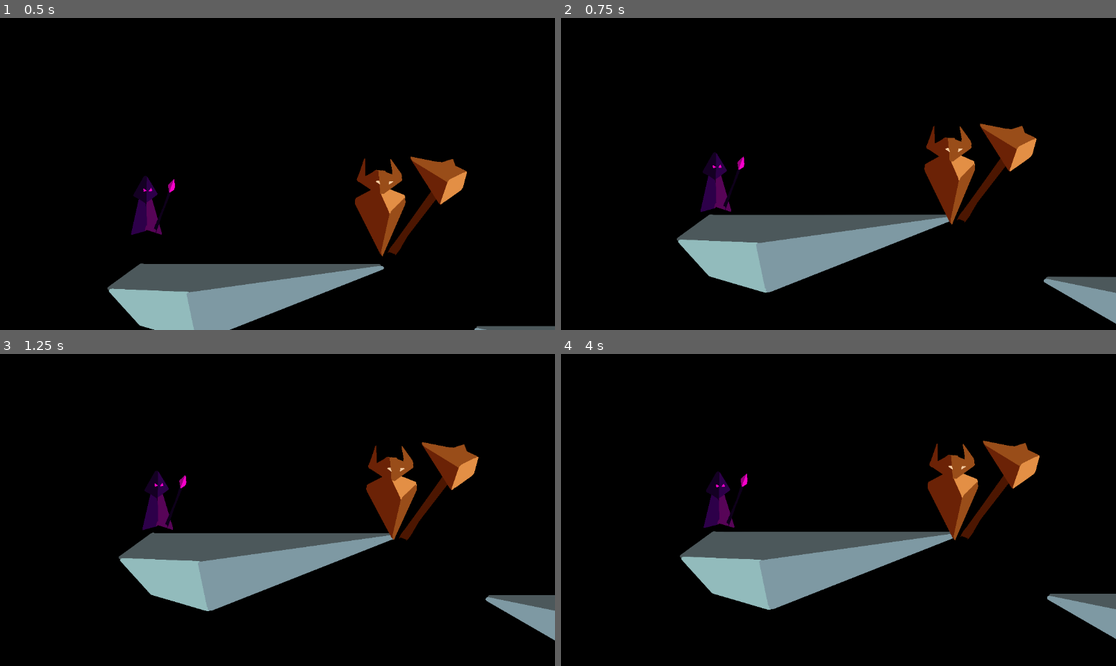
Above: before the commit, frames 1-4 (two rows, left to right).
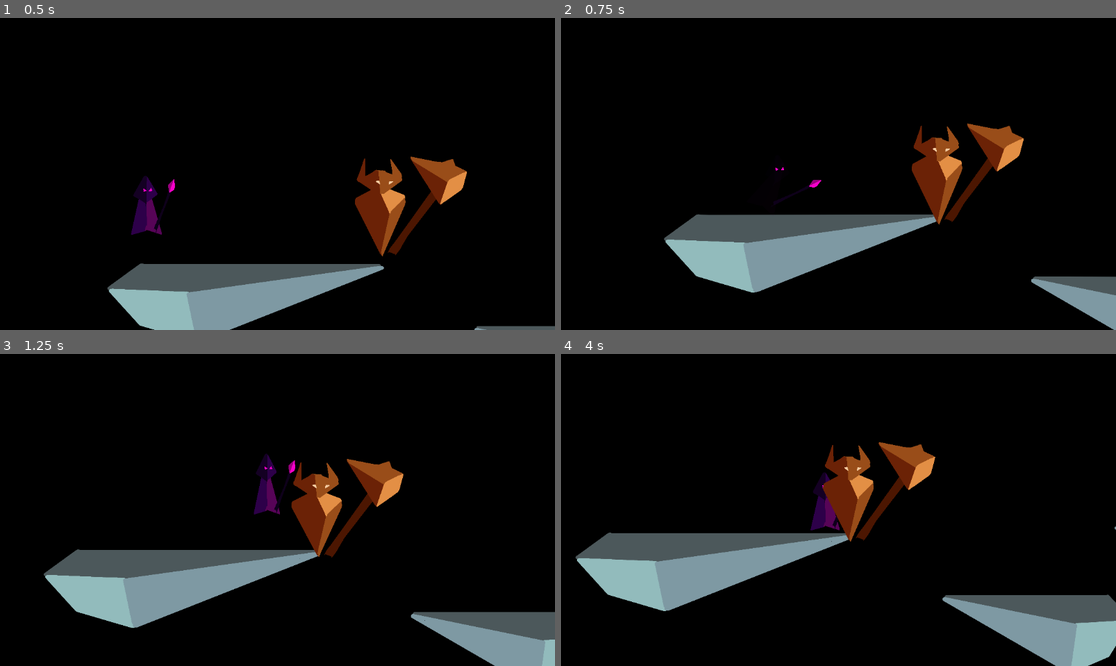
Above: after the commit, the same moments.

Repository: AthertonRoamer/GMTKPrep25
Game: Godot game, scene res://game/game.tscn
Same seed, same stepped clock (60 frames per second), same inputs: the game is played once before the commit and once after it. This scene is started directly instead of the project's main scene. The engine's default icon, where the game draws it, is replaced by a stand-in: a white triangle on a blue panel in a dark square.
Inputs:
- Up to frame 1 (0.5 s): no input
- Up to frame 2 (0.75 s): hold D (walk_right) from 0.53 s (still down); hold Shift (dash) from 0.53 s (still down)
- Up to frame 3 (1.25 s): keep holding D (walk_right); keep holding Shift (dash); tap Space (jump) at 0.77, 0.8, 1.07 s
- Up to frame 4 (4 s): release Shift (dash) at 1.28 s; tap Space (jump) at 1.35, 1.52, 1.82, 2.3, 3.02, 3.32 s; tap Shift (dash) at 1.55, 2.85 s; release D (walk_right) at 2.03 s; hold A (walk_left) 2.03-2.78 s; hold Shift (dash) 2.03-2.78 s; hold D (walk_right) from 2.78 s (still down); hold Space (jump) from 3.53 s (still down)

Frame 1 is identical in both runs. In frame 2, 6.4% of the frame differs, in the area x 18-100%, y 33-100%; in frame 3, 19%; in frame 4, 22%, in the area x 2-100%, y 27-100%.

Commit message:
streamlined keyboard input

Diff:
--- a/gmtkprep25/game/player_manager.gd
+++ b/gmtkprep25/game/player_manager.gd
@@ -2,6 +2,7 @@
 extends Node2D
 
 @export var players_to_spawn : Dictionary #key player scene value number
+@export var first_player_keyboard_only : bool = false
 
 
 
@@ -21,13 +22,17 @@
 func spawn_player(type : PackedScene) -> void:
 	var p : Player = type.instantiate()
 	var num : int = players.size()
-	#if num == 0:
-		#p.keyboard_input = true
+	if num == 0:
+		p.keyboard_input = true
 	if spawn_points.size() < num + 1:
 		p.global_position = Vector2(500 * num, 0)
 	else:
 		p.global_position = spawn_points[num]
-	if devices.size() >= num + 1:
-		p.device_id = devices[num]
+	if first_player_keyboard_only:
+		if num != 0 and devices.size() >= num:
+			p.device_id = devices[num - 1]
+	else:
+		if devices.size() >= num + 1:
+			p.device_id = devices[num]
 	players.append(p)
 	add_child(p)
--- a/gmtkprep25/player/player.gd
+++ b/gmtkprep25/player/player.gd
@@ -57,20 +57,20 @@
 	if set_ground_friction_from_slow_down_time:
 		#250 px/sec 250 px/sec / 1 sec = 250 px / sec /sec
 		ground_friction = walk_max_speed / ground_slow_down_time
-		print("ground friction: ", ground_friction)
+		#print("ground friction: ", ground_friction)
 	if set_air_friction_from_slow_down_time:
 		air_friction = walk_max_speed / air_slow_down_time
-		print("air friction: ", air_friction)
+		#print("air friction: ", air_friction)
 	if set_walk_accel_from_time:
 		walk_accel = walk_max_speed / walk_accel_time
-		print("walk accel ", walk_accel)
+		#print("walk accel ", walk_accel)
 	#set jump time from jump height and jump speed
 	#px / (px/sec) = sec
 	if set_max_jump_time_from_max_jump_height:
 		var float_time : float = dynamic_jump_speed / gravity_accel
 		var float_distance : float = float_time * dynamic_jump_speed / 2
 		max_jump_time = (max_jump_height - float_distance) / dynamic_jump_speed
-		print("jump time: ", max_jump_time)
+		#print("jump time: ", max_jump_time)
 
 
 func _physics_process(delta: float) -> void:
@@ -166,15 +166,15 @@
 func get_input() -> void:
 
 	if keyboard_input:
-		if Input.is_action_just_pressed("jump"):
+		if Input.is_action_just_pressed("key_jump"):
 			jump()
-		if Input.is_action_just_released("jump"):
+		if Input.is_action_just_released("key_jump"):
 			quit_jumping()
 		if Input.is_action_pressed("walk_left"):
 			walk_left()
 		if Input.is_action_pressed("walk_right"):
 			walk_right()
-		if Input.is_action_just_pressed("dash"):
+		if Input.is_action_just_pressed("key_dash"):
 			dash()
 	if controller_input:
 		if Input.get_joy_axis(device_id, JOY_AXIS_LEFT_X) > 0.2:
@@ -193,7 +193,6 @@
 			dash()
 
 
-
 func spam():
 	pass
 
--- a/gmtkprep25/project.godot
+++ b/gmtkprep25/project.godot
@@ -50,3 +50,14 @@
 , Object(InputEventJoypadButton,"resource_local_to_scene":false,"resource_name":"","device":-1,"button_index":9,"pressure":0.0,"pressed":false,"script":null)
 ]
 }
+key_jump={
+"deadzone": 0.2,
+"events": [Object(InputEventKey,"resource_local_to_scene":false,"resource_name":"","device":-1,"window_id":0,"alt_pressed":false,"shift_pressed":false,"ctrl_pressed":false,"meta_pressed":false,"pressed":false,"keycode":0,"physical_keycode":32,"key_label":0,"unicode":32,"location":0,"echo":false,"script":null)
+, Object(InputEventKey,"resource_local_to_scene":false,"resource_name":"","device":-1,"window_id":0,"alt_pressed":false,"shift_pressed":false,"ctrl_pressed":false,"meta_pressed":false,"pressed":false,"keycode":0,"physical_keycode":87,"key_label":0,"unicode":119,"location":0,"echo":false,"script":null)
+]
+}
+key_dash={
+"deadzone": 0.2,
+"events": [Object(InputEventKey,"resource_local_to_scene":false,"resource_name":"","device":-1,"window_id":0,"alt_pressed":false,"shift_pressed":false,"ctrl_pressed":false,"meta_pressed":false,"pressed":false,"keycode":0,"physical_keycode":4194325,"key_label":0,"unicode":0,"location":0,"echo":false,"script":null)
+]
+}
